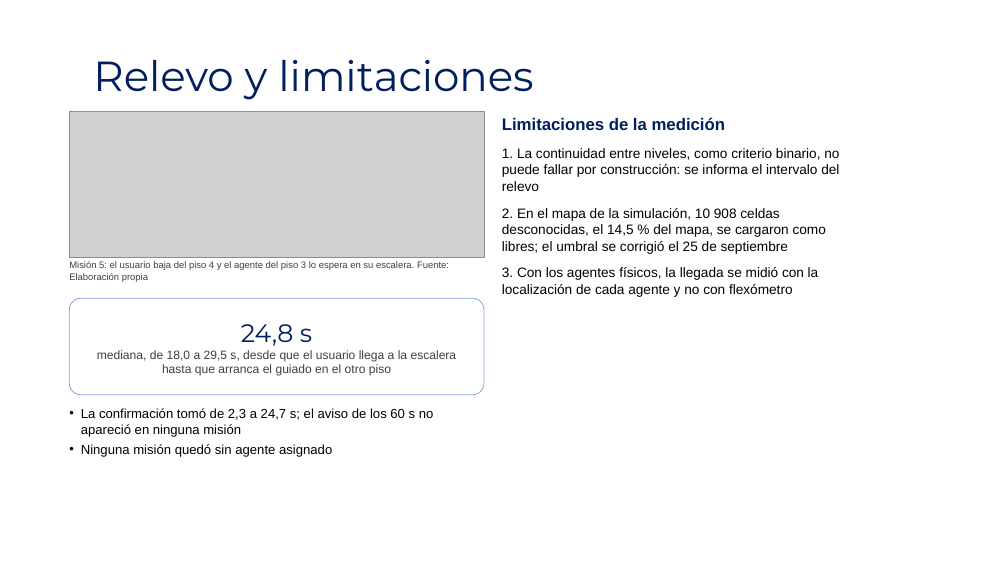
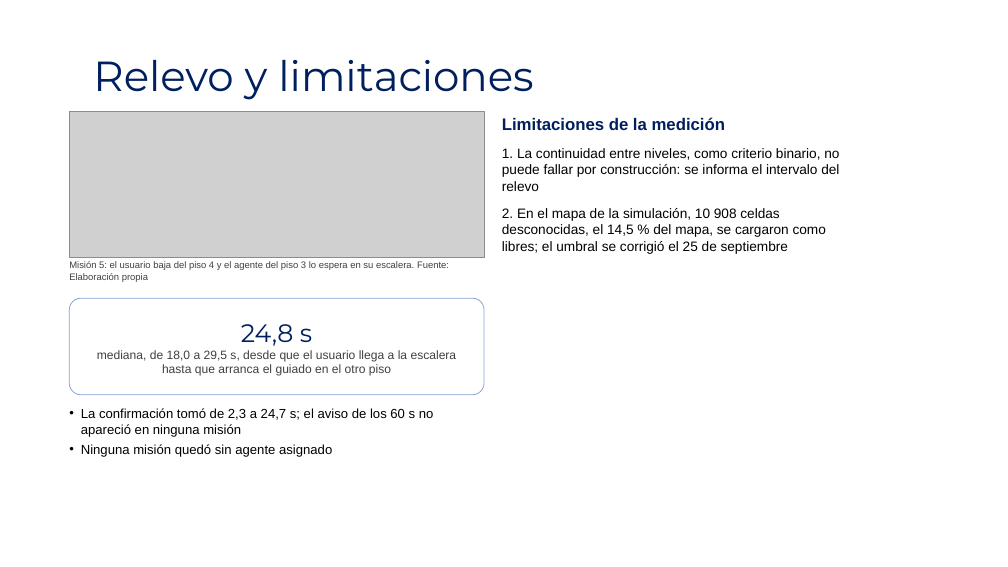
Before and after one commit to shdeza12/Collaborative-Mobile-Robot-System-for-Indoor-Navigation-Assistance-in-Multi-Level-Environments, a slide deck: slide 31 of Documentos/Presentacion/Presustentacion.pptx. Drawn at 1008x567 pixels with LibreOffice and Linux fonts; fonts in the diff are those of the drawing; grey boxes stand for pictures; background and template pictures are left out. Boxes give left, top, right and bottom in pixels: in the first picture for what was removed or moved away, otherwise in the second. Text is boxed around its words. In the diff, an @@ line names an element or a change of style, - is before the commit and + after.

Commit message:
La llegada de la campaña con los agentes físicos deja de figurar como limitación
La prueba de navegación ya la había verificado con flexómetro, y por eso no fue necesario repetir la medida en la prueba final.

- Conclusiones sin esa frase; sale la subsección de resultados que lo presentaba como límite
- La comparación entre localización y medida pasa a la prueba de navegación
- Sitio, presentación y requisitos al día; el protocolo escrito recibe una nota con fecha
- 62 páginas numeradas y 80 hojas

```diff
--- a/Documentos/Presentacion/Presustentacion.pptx
+++ b/Documentos/Presentacion/Presustentacion.pptx
@@ text at box(502, 267, 819, 297): paragraph removed @@
-3. Con los agentes físicos, la llegada se midió con la localización de cada agente y no con flexómetro
```
Also in this commit, not shown: 12 other files.
